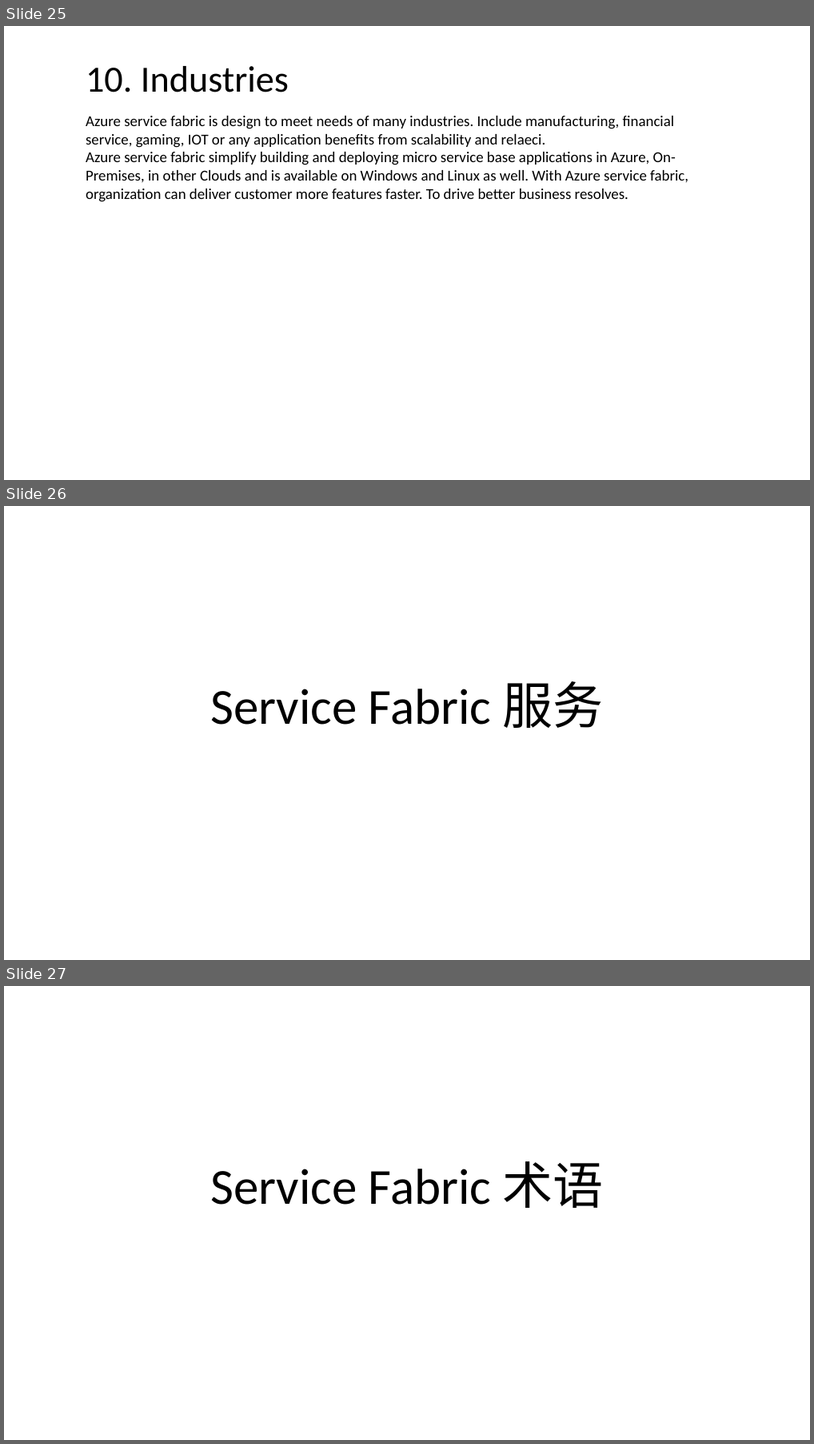
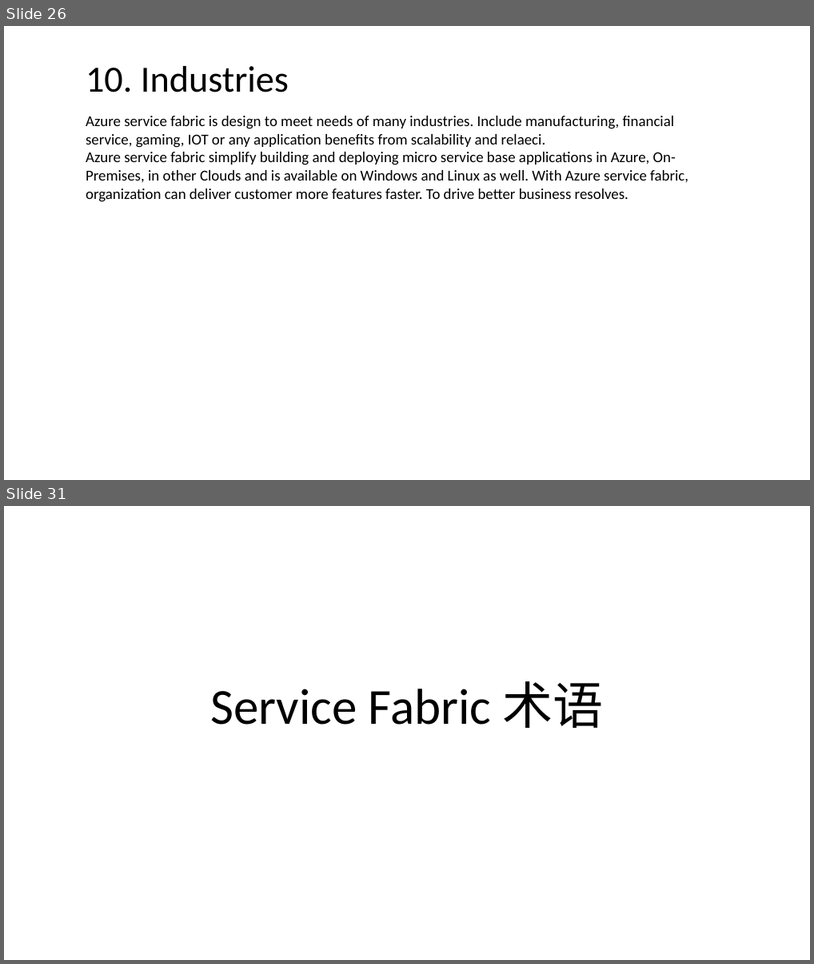
Before and after one commit to FredJiangFei/MyDocuments, a slide deck: 工作/Service Fabric/Service Fabric.pptx. Shown one above the other, each under a label of ours: slides 25, 26 and 27 before the commit, slides 26 and 31 after it; the slides between them are not shown. The pictures are 814x1444 and 814x964 pixels, drawn with LibreOffice and Linux fonts; fonts in the diff are those of the drawing. Boxes give left, top, right and bottom in pixels: in the first picture for what was removed or moved away, otherwise in the second. Text is boxed around its words. In the diff, an @@ line names an element or a change of style, - is before the commit and + after.

```diff
--- a/工作/Service Fabric/Service Fabric.pptx
+++ b/工作/Service Fabric/Service Fabric.pptx
@@ slide 26 removed at <box>4,506,810,960</box>, background #FFFFFF @@
@@ title removed at <box>210,681,604,728</box> @@
-Service Fabric 服务
@@ what was slide 25 is now slide 26 @@
@@ what was slide 27 is now slide 31 @@
```
Also in this commit, not shown: 1 slide changed, 5 slides added.
